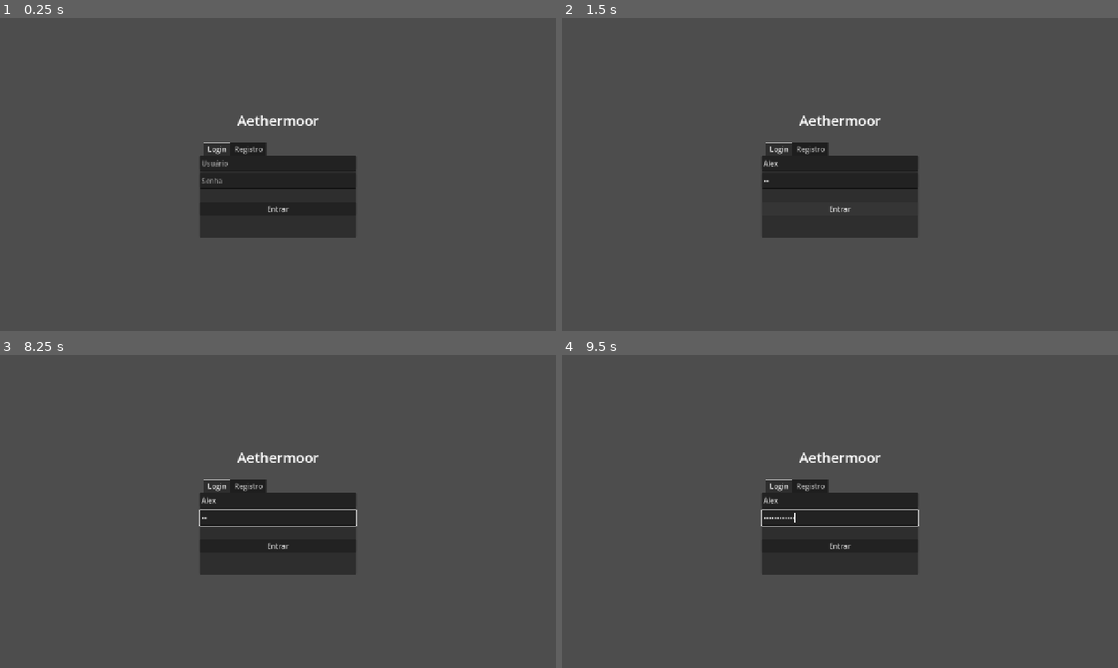
Above: before the commit, frames 1-4 (two rows, left to right).
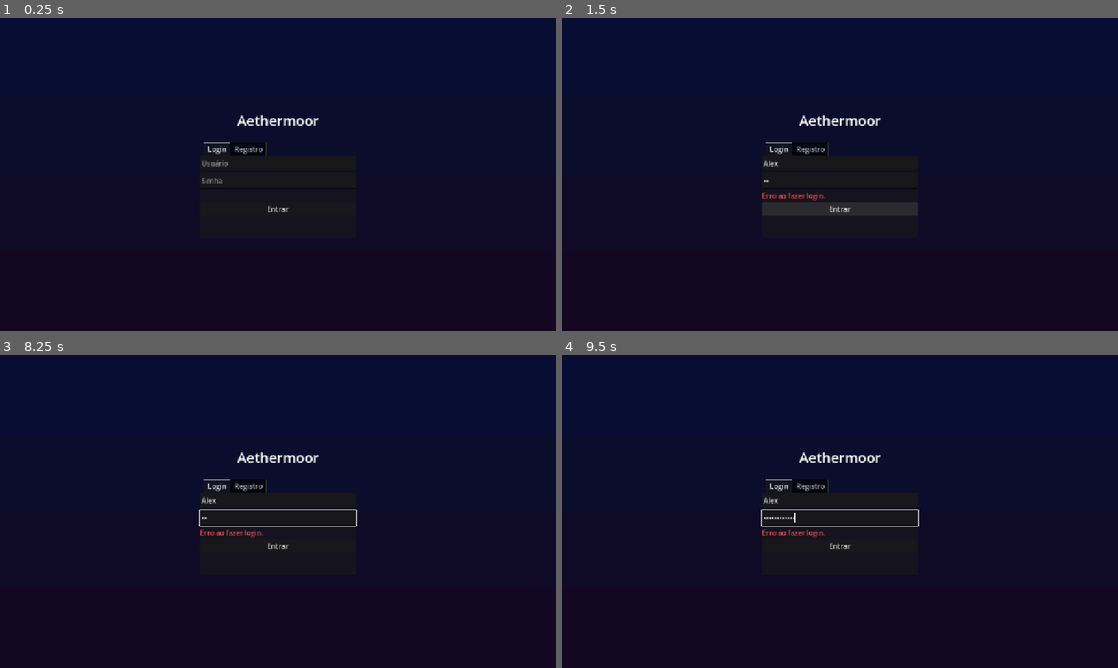
Above: after the commit, the same moments.

Repository: renash2me/Game-1.0
Game: Godot game, scene res://scenes/main_menu.tscn
Two runs of this game, one before a commit and one after it. Both use one fixed random seed, a clock stepped at 60 frames per second and the inputs below.
Inputs (mouse positions are in pixels of both pictures, inside the frame that each line leads up to):
- Up to frame 1 (0.25 s): no input
- Up to frame 2 (1.5 s): click (840, 165) at 0.52 s; type "Alex" at 0.6 s; click (840, 180) at 0.75 s; type "12" at 0.83 s; click "Entrar" at 1.25 s
- Up to frame 3 (8.25 s): click "Entrar" at 2 s; click "Entrar" at 2.75 s; tap Enter at 3.5, 5, 6.5 s; move the mouse to (400, 495) at 3.52 s; press the mouse at (400, 495) at 3.53 s; release the mouse at (400, 495) at 4.25 s; tap Space at 4.25, 5.75, 7.25 s; drag from (166, 527) to (250, 574) at 4.27 s; move the mouse to (333, 442) at 5.02 s; press the mouse at (333, 442) at 5.03 s; release the mouse at (333, 442) at 5.75 s; drag from (250, 574) to (111, 464) at 5.77 s; move the mouse to (444, 558) at 6.52 s; press the mouse at (444, 558) at 6.53 s; release the mouse at (444, 558) at 7.25 s; drag from (111, 464) to (194, 433) at 7.27 s; move the mouse to (305, 511) at 8.02 s; press the mouse at (305, 511) at 8.03 s
- Up to frame 4 (9.5 s): type "Aethermoor" at 8.75 s

The runs differ from the first frame. In frame 1, 96% of the frame differs, in the area x 0-100%, y 0-100%; in frame 2, 96%; in frame 3, 96%; in frame 4, 96%.
Error before the commit: Parse Error: Cannot find member "STRETCH_FILL" in base "TextureRect". (res://scripts/ui/main_menu.gd:18)

Commit message:
fix(client): remove GradientTexture2D, usa ColorRects para fundo do login
GradientTexture2D causava parse error no Godot 4.7. Substituido por
4 ColorRects com cores progressivas simulando gradiente azul -> roxo.

Co-Authored-By: Claude Sonnet 4.6 <noreply@anthropic.com>
Claude-Session: https://claude.ai/code/session_01KzEqHDrWbGyHQtNhqA5Y96

Diff:
--- a/client/scripts/ui/main_menu.gd
+++ b/client/scripts/ui/main_menu.gd
@@ -13,20 +13,24 @@
 	GameState.clear()
 
 func _add_background() -> void:
-	var bg := TextureRect.new()
-	bg.set_anchors_preset(Control.PRESET_FULL_RECT)
-	bg.stretch_mode = TextureRect.STRETCH_FILL
-	bg.mouse_filter = Control.MOUSE_FILTER_IGNORE
-	var grad := Gradient.new()
-	grad.set_color(0, Color(0.04, 0.06, 0.18))
-	grad.set_color(1, Color(0.08, 0.03, 0.14))
-	var tex := GradientTexture2D.new()
-	tex.gradient = grad
-	tex.fill_from = Vector2(0.0, 0.0)
-	tex.fill_to   = Vector2(0.0, 1.0)
-	bg.texture = tex
-	add_child(bg)
-	move_child(bg, 0)
+	# Simula gradiente com 4 faixas de cor
+	var colors : Array = [
+		Color(0.03, 0.05, 0.20),
+		Color(0.04, 0.05, 0.17),
+		Color(0.06, 0.04, 0.15),
+		Color(0.08, 0.03, 0.13),
+	]
+	for i in range(colors.size()):
+		var seg := ColorRect.new()
+		seg.color = colors[i]
+		seg.set_anchors_preset(Control.PRESET_FULL_RECT)
+		seg.anchor_top    = i * 0.25
+		seg.anchor_bottom = (i + 1) * 0.25
+		seg.offset_top    = 0
+		seg.offset_bottom = 0
+		seg.mouse_filter  = Control.MOUSE_FILTER_IGNORE
+		add_child(seg)
+		move_child(seg, i)
 
 # ── Login ─────────────────────────────────────────────────────────────────────
 
